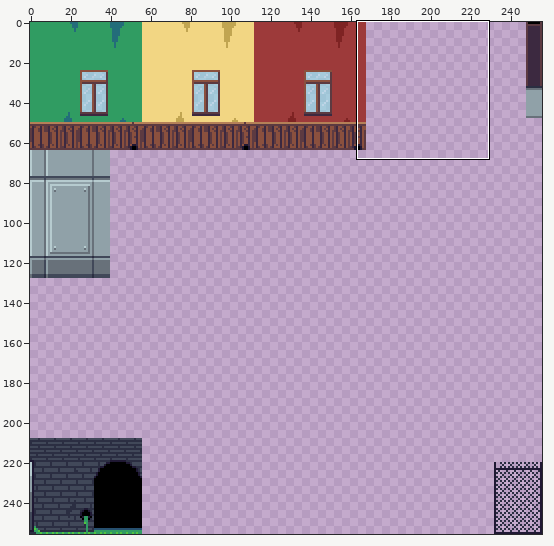
One commit to this pixel-art file: Assets/Tileset/Rooms.ase. Above: a wide view before the commit, with the close-up outlined.
Close-up. Old version:
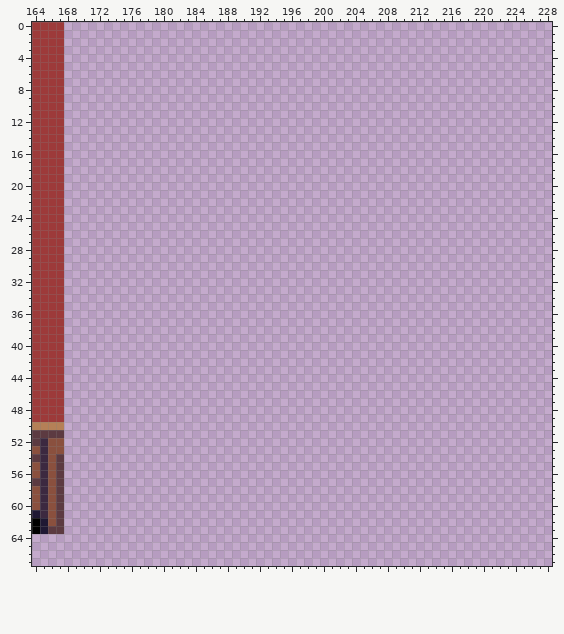
256x256 pixels, 1 frame. Shown: x 164..228, y 0..67. The commit also changed other parts of the picture, which this record leaves out.
And afterwards:
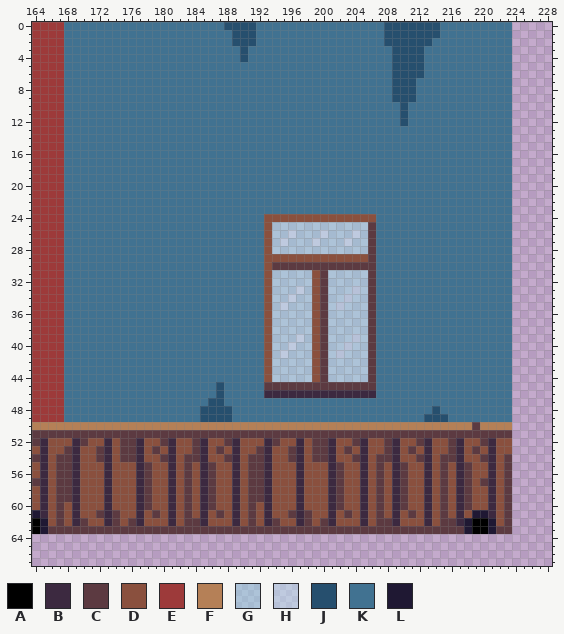
Palette (. is transparent): A #000000  B #3c2940  C #5c3a41  D #8a503e  E #9d3a3a  F #b58057  G #88ebeb61  H #b8fdff61  J #264f6e  K #417291  L #1f1833
Difference:
Changed rows in their new state; - is an unchanged pixel.
Layers "Windows", "Walls":
first column x 168:
 0 KKKKKKKKKKKKKKKKKKKKJJJJKKKKKKKKKKKKKKKKJJJJJJJKKKKKKKKK
 1 KKKKKKKKKKKKKKKKKKKKKJJJKKKKKKKKKKKKKKKKJJJJJJJKKKKKKKKK
 2 KKKKKKKKKKKKKKKKKKKKKJJJKKKKKKKKKKKKKKKKJJJJJJKKKKKKKKKK
 3 KKKKKKKKKKKKKKKKKKKKKKJKKKKKKKKKKKKKKKKKKJJJJKKKKKKKKKKK
 4 KKKKKKKKKKKKKKKKKKKKKKJKKKKKKKKKKKKKKKKKKJJJJKKKKKKKKKKK
 5 KKKKKKKKKKKKKKKKKKKKKKKKKKKKKKKKKKKKKKKKKJJJJKKKKKKKKKKK
 6 KKKKKKKKKKKKKKKKKKKKKKKKKKKKKKKKKKKKKKKKKJJJJKKKKKKKKKKK
 7 KKKKKKKKKKKKKKKKKKKKKKKKKKKKKKKKKKKKKKKKKJJJKKKKKKKKKKKK
 8 KKKKKKKKKKKKKKKKKKKKKKKKKKKKKKKKKKKKKKKKKJJJKKKKKKKKKKKK
 9 KKKKKKKKKKKKKKKKKKKKKKKKKKKKKKKKKKKKKKKKKJJJKKKKKKKKKKKK
10 KKKKKKKKKKKKKKKKKKKKKKKKKKKKKKKKKKKKKKKKKKJKKKKKKKKKKKKK
11 KKKKKKKKKKKKKKKKKKKKKKKKKKKKKKKKKKKKKKKKKKJKKKKKKKKKKKKK
12 KKKKKKKKKKKKKKKKKKKKKKKKKKKKKKKKKKKKKKKKKKJKKKKKKKKKKKKK
13 KKKKKKKKKKKKKKKKKKKKKKKKKKKKKKKKKKKKKKKKKKKKKKKKKKKKKKKK
14 KKKKKKKKKKKKKKKKKKKKKKKKKKKKKKKKKKKKKKKKKKKKKKKKKKKKKKKK
15 KKKKKKKKKKKKKKKKKKKKKKKKKKKKKKKKKKKKKKKKKKKKKKKKKKKKKKKK
16 KKKKKKKKKKKKKKKKKKKKKKKKKKKKKKKKKKKKKKKKKKKKKKKKKKKKKKKK
17 KKKKKKKKKKKKKKKKKKKKKKKKKKKKKKKKKKKKKKKKKKKKKKKKKKKKKKKK
18 KKKKKKKKKKKKKKKKKKKKKKKKKKKKKKKKKKKKKKKKKKKKKKKKKKKKKKKK
19 KKKKKKKKKKKKKKKKKKKKKKKKKKKKKKKKKKKKKKKKKKKKKKKKKKKKKKKK
20 KKKKKKKKKKKKKKKKKKKKKKKKKKKKKKKKKKKKKKKKKKKKKKKKKKKKKKKK
21 KKKKKKKKKKKKKKKKKKKKKKKKKKKKKKKKKKKKKKKKKKKKKKKKKKKKKKKK
22 KKKKKKKKKKKKKKKKKKKKKKKKKKKKKKKKKKKKKKKKKKKKKKKKKKKKKKKK
23 KKKKKKKKKKKKKKKKKKKKKKKKKKKKKKKKKKKKKKKKKKKKKKKKKKKKKKKK
24 KKKKKKKKKKKKKKKKKKKKKKKKKDDDDDDDDDDDDDDKKKKKKKKKKKKKKKKK
25 KKKKKKKKKKKKKKKKKKKKKKKKKDGGGGGGGGGGGGCKKKKKKKKKKKKKKKKK
26 KKKKKKKKKKKKKKKKKKKKKKKKKDGGHGGGHGGGHGCKKKKKKKKKKKKKKKKK
27 KKKKKKKKKKKKKKKKKKKKKKKKKDGHGGGHGGGHGGCKKKKKKKKKKKKKKKKK
28 KKKKKKKKKKKKKKKKKKKKKKKKKDGGGGGGGGGGGGCKKKKKKKKKKKKKKKKK
29 KKKKKKKKKKKKKKKKKKKKKKKKKDDDDDDDDDDDDDCKKKKKKKKKKKKKKKKK
30 KKKKKKKKKKKKKKKKKKKKKKKKKDCCCCCCCCCCCCCKKKKKKKKKKKKKKKKK
31 KKKKKKKKKKKKKKKKKKKKKKKKKDGGGGGDCGGGGGCKKKKKKKKKKKKKKKKK
32 KKKKKKKKKKKKKKKKKKKKKKKKKDGGGGGDCGGGGGCKKKKKKKKKKKKKKKKK
33 KKKKKKKKKKKKKKKKKKKKKKKKKDGGGHGDCGGGHGCKKKKKKKKKKKKKKKKK
34 KKKKKKKKKKKKKKKKKKKKKKKKKDGGHGGDCGGHGGCKKKKKKKKKKKKKKKKK
35 KKKKKKKKKKKKKKKKKKKKKKKKKDGHGGGDCGHGGGCKKKKKKKKKKKKKKKKK
36 KKKKKKKKKKKKKKKKKKKKKKKKKDGGGGGDCGGGGGCKKKKKKKKKKKKKKKKK
37 KKKKKKKKKKKKKKKKKKKKKKKKKDGGGGGDCGGGGGCKKKKKKKKKKKKKKKKK
38 KKKKKKKKKKKKKKKKKKKKKKKKKDGGGGGDCGGGGGCKKKKKKKKKKKKKKKKK
39 KKKKKKKKKKKKKKKKKKKKKKKKKDGGGHGDCGGGHGCKKKKKKKKKKKKKKKKK
40 KKKKKKKKKKKKKKKKKKKKKKKKKDGGHGGDCGGHGGCKKKKKKKKKKKKKKKKK
41 KKKKKKKKKKKKKKKKKKKKKKKKKDGHGGGDCGHGGGCKKKKKKKKKKKKKKKKK
42 KKKKKKKKKKKKKKKKKKKKKKKKKDGGGGGDCGGGGGCKKKKKKKKKKKKKKKKK
43 KKKKKKKKKKKKKKKKKKKKKKKKKDGGGGGDCGGGGGCKKKKKKKKKKKKKKKKK
44 KKKKKKKKKKKKKKKKKKKKKKKKKDGGGGGDCGGGGGCKKKKKKKKKKKKKKKKK
45 KKKKKKKKKKKKKKKKKKKJKKKKKCCCCCCCCCCCCCCKKKKKKKKKKKKKKKKK
46 KKKKKKKKKKKKKKKKKKKJKKKKKBBBBBBBBBBBBBBKKKKKKKKKKKKKKKKK
47 KKKKKKKKKKKKKKKKKKJJKKKKKKKKKKKKKKKKKKKKKKKKKKKKKKKKKKKK
48 KKKKKKKKKKKKKKKKKJJJJKKKKKKKKKKKKKKKKKKKKKKKKKJKKKKKKKKK
49 KKKKKKKKKKKKKKKKKJJJJKKKKKKKKKKKKKKKKKKKKKKKKJJJKKKKKKKK
50 FFFFFFFFFFFFFFFFFFFFFFFFFFFFFFFFFFFFFFFFFFFFFFFFFFFCFFFF
51 CCCCCCCCCCCCCCCCCCCCCCCCCCCCCCCCCCCCCCCCCCCCCCCCCCCCCCCC
52 DBCDDBDCCBDDCBDDCBDDCBDDDBCDDBDCCBDDCBDDCBDDCBDDCBDDCBDD
53 CBDDCBDCCBDCDBDDCBDCDBDDCBDDCBDCCBDCDBDDCBDCDBDDCBDCDBDD
54 CBDDCBDCCBDDCBDCCBDDCBDCCBDDCBDCCBDDCBDCCBDDCBDCCBDDCBDC
55 CBDDDBDDDBCDDBDCDBCDDBDCCBDDDBDDDBCDDBDCDBCDDBDCDBCDDBDC
56 CBDDDBDDDBCDDBDCDBCDDBDCCBDDDBDDDBCDDBDCDBCDDBDCDBCDDBDC
57 CBDDDBDDDBCDDBDCDBCDDBDCCBDDDBDDDBCDDBDCDBCDDBDCDBCDCBDC
58 CBDDDBDDDBCDDBDCDBCDDBDCCBDDDBDDDBCDDBDCDBCDDBDCDBCDDBDC
59 CBDDDBDDDBCDDBDCDBCDDBDCCBDDDBDDDBCDDBDCDBCDDBDCDBCDDBDC
60 DBDDDBDDDBCDDBDCDBCDDBDCDBDDDBDDDBCDDBDCDBCDDBDCDBCDDBDC
61 DBDDCBCDDBDCDBDCDBDCDBDCDBDDCBCDDBDCDBDCDBDCDBDCDBDLLBDC
62 DBCDDBCDCBDDDBDCCBDDDBDCDBCDDBCDCBDDDBDCCBDDDBDCCBLAALDC
63 CCCCCCCCCCCCCCCCCCCCCCCCCCCCCCCCCCCCCCCCCCCCCCCCCCLAALCC
